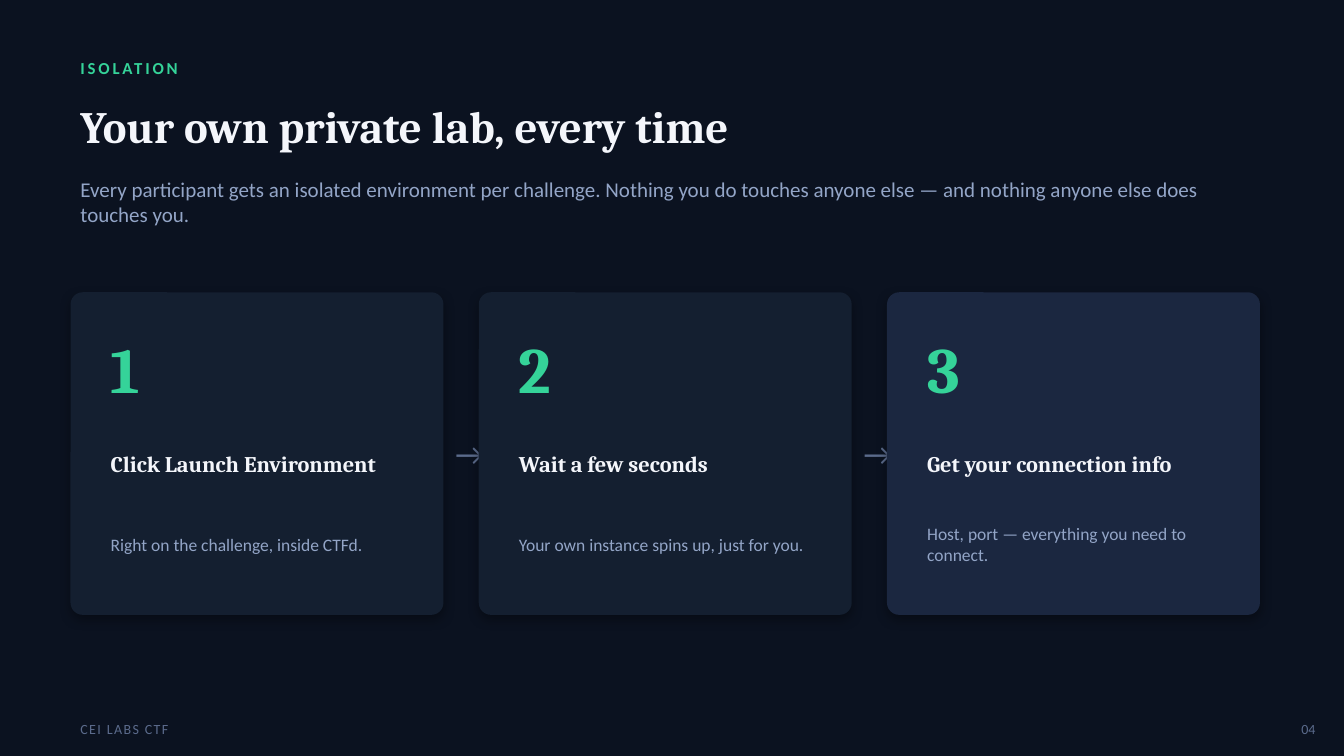
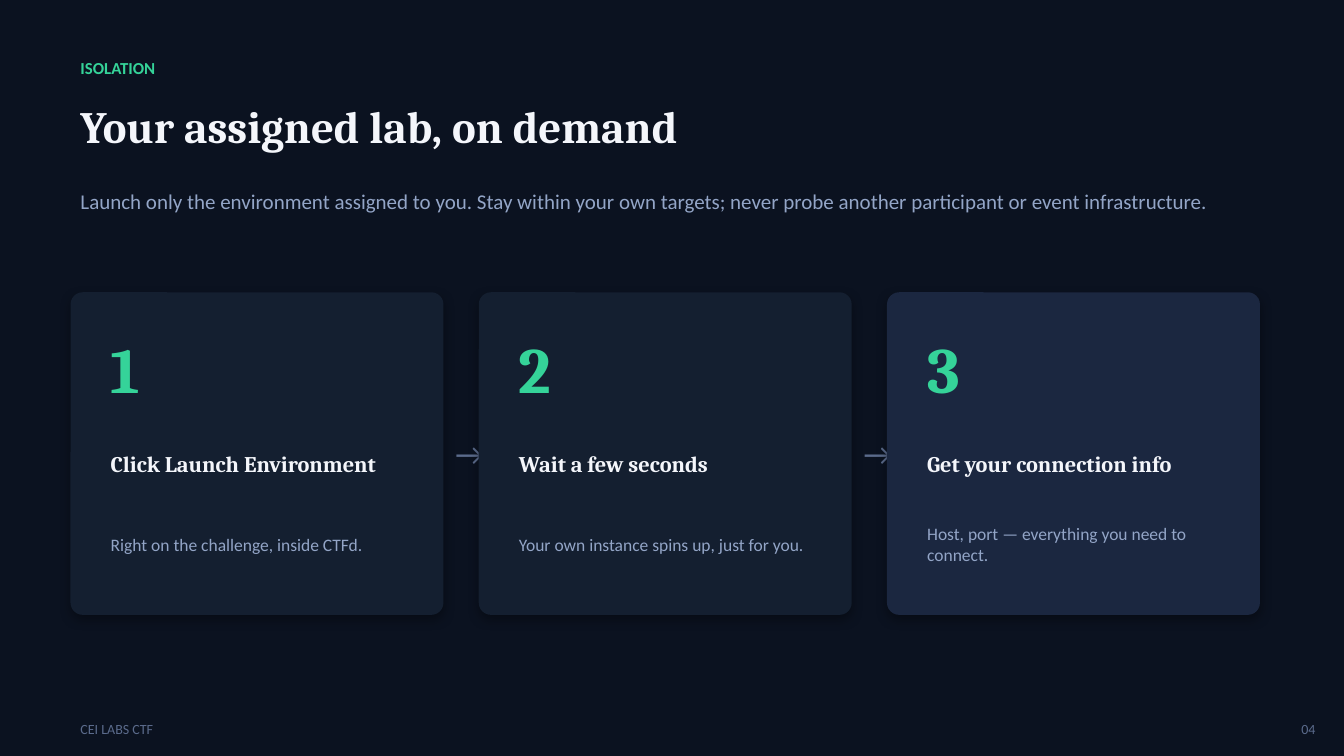
Before and after one commit to stoptalkingishh/cei-labs-event, a slide deck: slide 4 of presentation/CEI-Labs-CTF-Kickoff.pptx. Drawn at 1344x756 pixels with LibreOffice and Linux fonts; fonts in the diff are those of the drawing. Boxes give left, top, right and bottom in pixels: in the first picture for what was removed or moved away, otherwise in the second. Text is boxed around its words. In the diff, an @@ line names an element or a change of style, - is before the commit and + after.

```diff
--- a/presentation/CEI-Labs-CTF-Kickoff.pptx
+++ b/presentation/CEI-Labs-CTF-Kickoff.pptx
@@ text "ISOLATION" at (x1=80, y1=63, x2=155, y2=74): letter spacing 2 to 0 pt @@
@@ text at (x1=80, y1=112, x2=678, y2=153): text changed @@
-Your own private lab, every time
+Your assigned lab, on demand
@@ text at (x1=80, y1=194, x2=1206, y2=213): text changed @@
-Every participant gets an isolated environment per challenge. Nothing you do touches anyone else — and nothing anyone else does touches you.
+Launch only the environment assigned to you. Stay within your own targets; never probe another participant or event infrastructure.
@@ text "CEI LABS CTF" at (x1=80, y1=725, x2=153, y2=734): letter spacing 1 to 0 pt @@
```
Also in this commit, not shown: 8 other slides changed, 3 other files.
